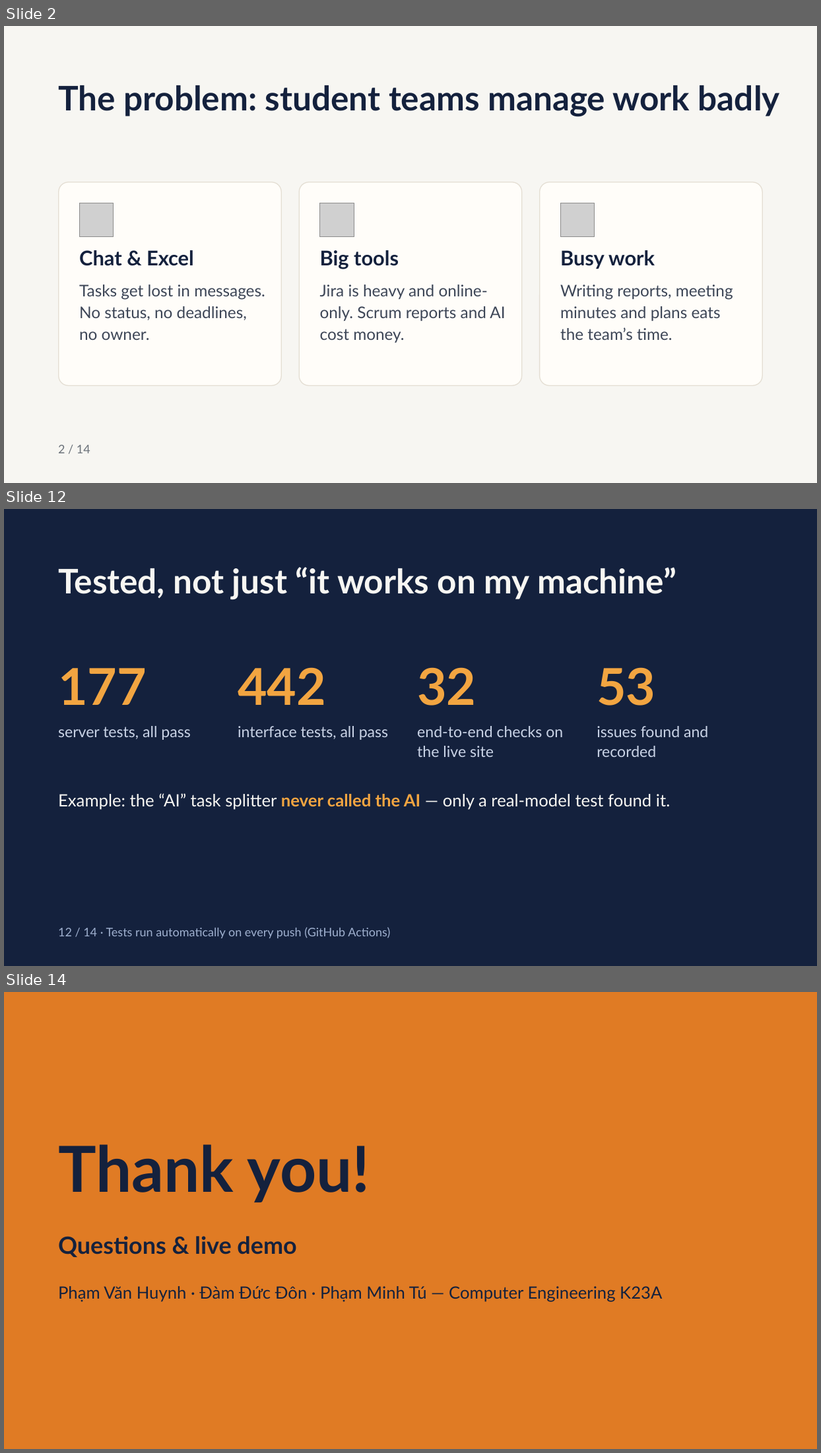
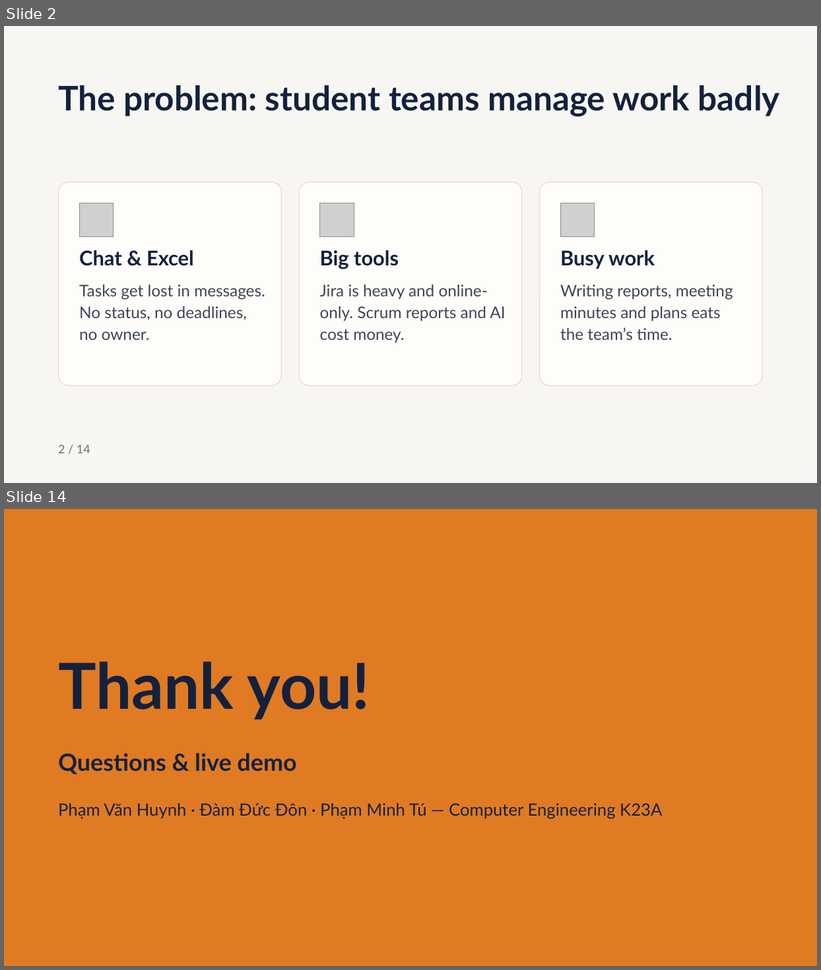
Before and after one commit to tupm2006/koshi, a slide deck: report/Slides-EN.pptx. Shown one above the other, each under a label of ours: slides 2, 12 and 14 before the commit, slides 2 and 14 after it; the slides between them are not shown. The pictures are 821x1453 and 821x970 pixels, drawn with LibreOffice and Linux fonts; fonts in the diff are those of the drawing; grey boxes stand for pictures. Boxes give left, top, right and bottom in pixels: in the first picture for what was removed or moved away, otherwise in the second. Text is boxed around its words. In the diff, an @@ line names an element or a change of style, - is before the commit and + after.

```diff
--- a/report/Slides-EN.pptx
+++ b/report/Slides-EN.pptx
@@ slide 12 removed at (x1=4, y1=509, x2=817, y2=966), background #14213D @@
@@ title removed at (x1=58, y1=567, x2=677, y2=600) @@
-Tested, not just “it works on my machine”
@@ text removed at (x1=58, y1=668, x2=147, y2=705) @@
-177
@@ text removed at (x1=238, y1=667, x2=326, y2=705) @@
-442
@@ text removed at (x1=417, y1=667, x2=476, y2=706) @@
-32
@@ text removed at (x1=597, y1=667, x2=655, y2=706) @@
-53
@@ text removed at (x1=58, y1=726, x2=190, y2=740) @@
-server tests, all pass
@@ text removed at (x1=238, y1=726, x2=388, y2=740) @@
-interface tests, all pass
@@ text removed at (x1=417, y1=726, x2=563, y2=757) @@
-end-to-end checks on the live site
@@ text removed at (x1=597, y1=726, x2=708, y2=757) @@
-issues found and recorded
@@ text removed at (x1=58, y1=793, x2=670, y2=810) @@
-Example: the “AI” task splitter never called the AI — only a real-model test found it.
@@ text removed at (x1=58, y1=927, x2=390, y2=939) @@
-12 / 14 · Tests run automatically on every push (GitHub Actions)
```
Also in this commit, not shown: 4 slides changed, 7 slides added, 6 other slides removed, 1 other file.
